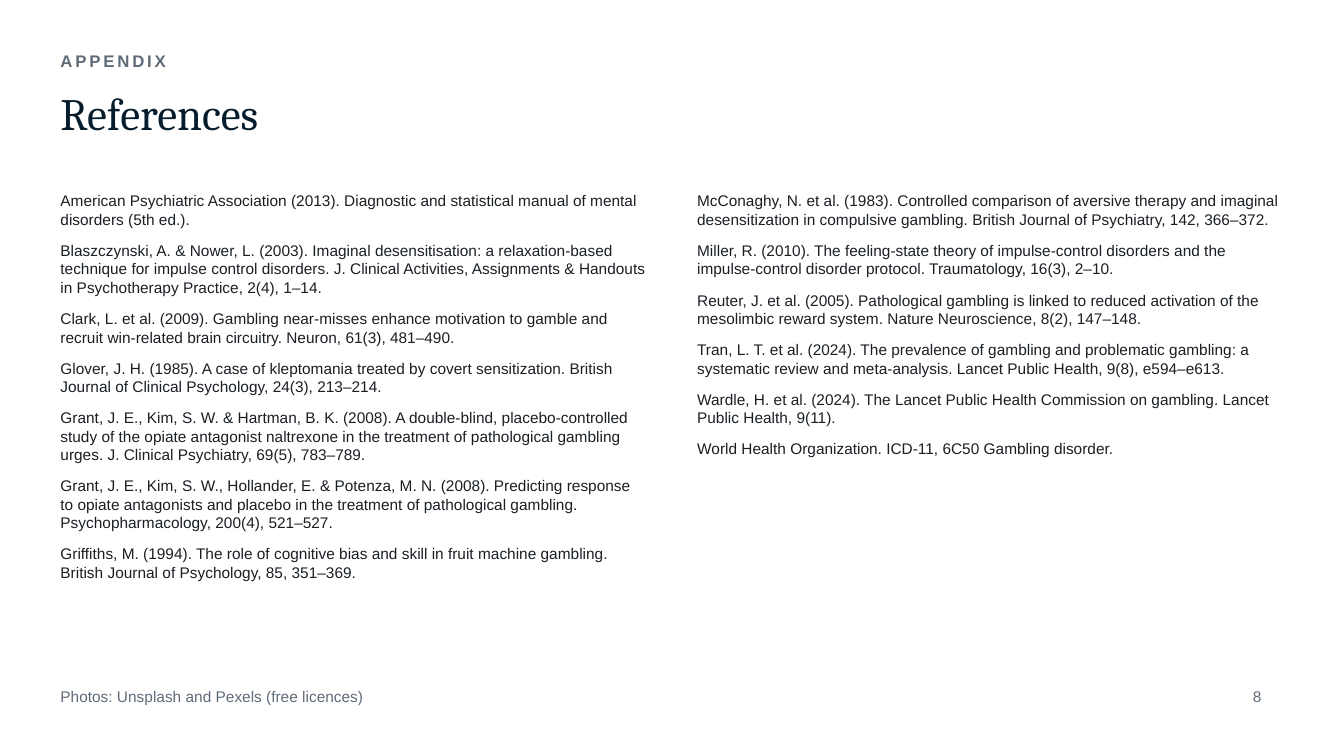
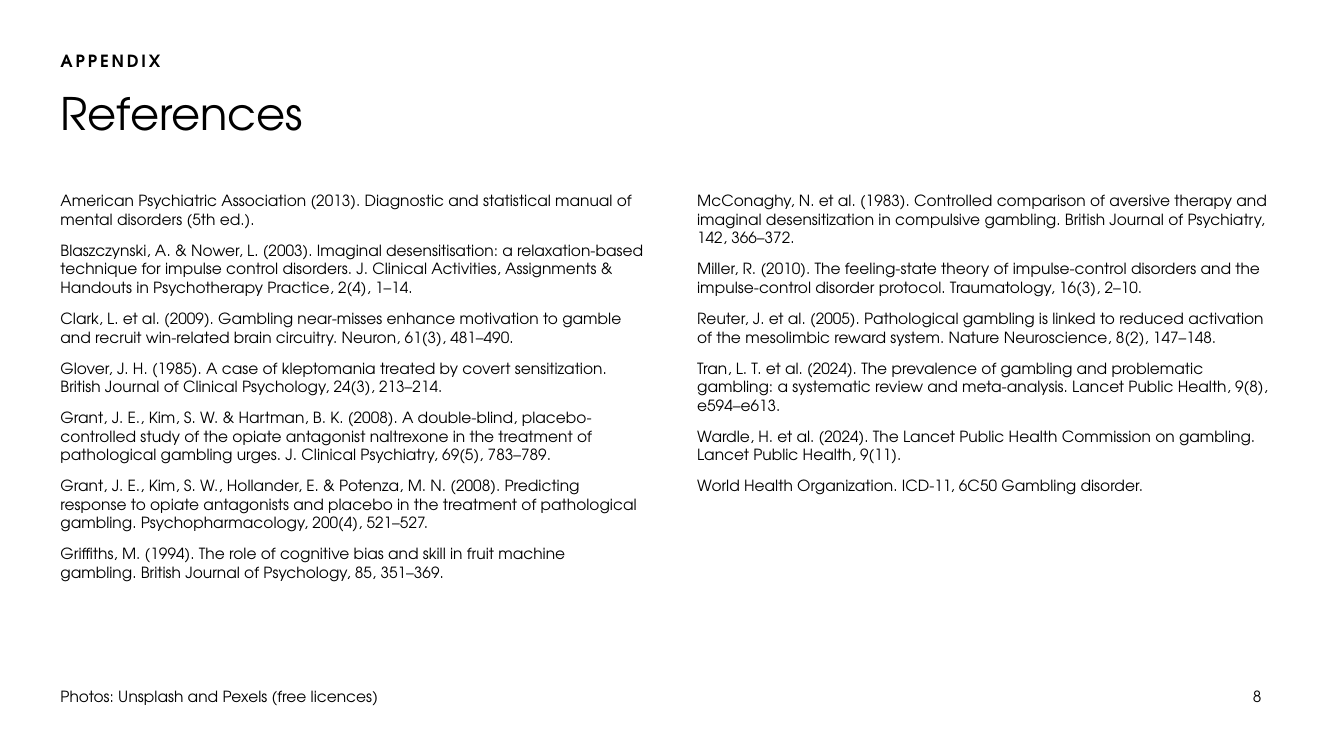
Before and after one commit to matisqaceme/Study, a slide deck: slide 8 of psychology/gambling-disorder/Gambling_Disorder_9990.pptx. Drawn at 1344x756 pixels with LibreOffice and Linux fonts; fonts in the diff are those of the drawing. Boxes give left, top, right and bottom in pixels: in the first picture for what was removed or moved away, otherwise in the second. Text is boxed around its words. In the diff, an @@ line names an element or a change of style, - is before the commit and + after.

```diff
--- a/psychology/gambling-disorder/Gambling_Disorder_9990.pptx
+++ b/psychology/gambling-disorder/Gambling_Disorder_9990.pptx
@@ title "References" at (x1=60, y1=97, x2=303, y2=131): font Cambria to TeX Gyre Adventor, text colour #051C2C to #000000 @@
@@ text "American Psychiatric Association (2013). Diagnostic ..." at (x1=60, y1=194, x2=643, y2=582): font Arial to TeX Gyre Adventor, text colour #1A1F24 to #000000 @@
@@ text "McConaghy, N. et al. (1983). ..." at (x1=697, y1=194, x2=1268, y2=495): font Arial to TeX Gyre Adventor, text colour #1A1F24 to #000000 @@
@@ font Arial to TeX Gyre Adventor, text colour #5F6B78 to #000000 in 3 elements at (x1=60, y1=54, x2=160, y2=67), (x1=60, y1=690, x2=378, y2=705), (x1=1253, y1=690, x2=1262, y2=702) @@
```
Also in this commit, not shown: 7 other slides changed, 5 other files.
